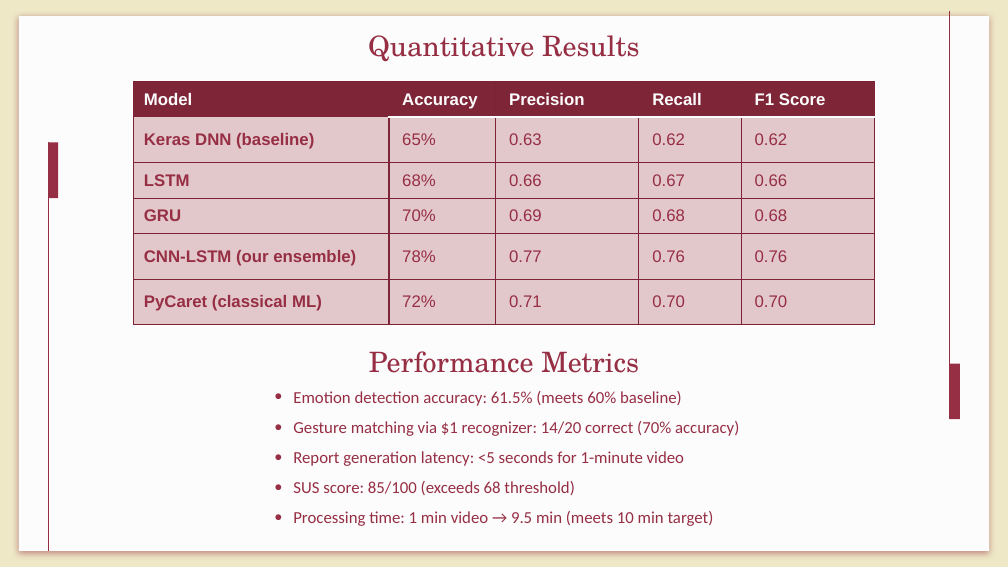
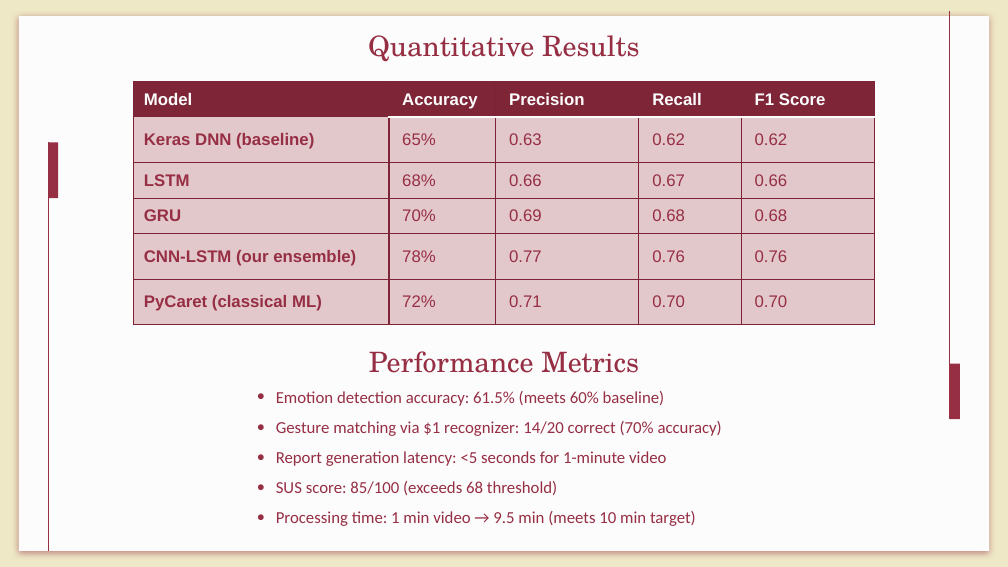
Before and after one commit to MiraPhilip12/Graduation_Project_ESLSCA, a slide deck: slide 19 of Final Milestone/Graduation_Project_Final_Presentation.pptx. Drawn at 1008x567 pixels with LibreOffice and Linux fonts; fonts in the diff are those of the drawing. Boxes give left, top, right and bottom in pixels: in the first picture for what was removed or moved away, otherwise in the second. Text is boxed around its words. In the diff, an @@ line names an element or a change of style, - is before the commit and + after.

```diff
--- a/Final Milestone/Graduation_Project_Final_Presentation.pptx
+++ b/Final Milestone/Graduation_Project_Final_Presentation.pptx
@@ text "Emotion detection accuracy: 61.5% (meets ...": place and size @@
-text "Emotion detection accuracy: 61.5% (meets ..." at <box>293,391,739,526</box>
+text "Emotion detection accuracy: 61.5% (meets ..." at <box>276,391,722,526</box>
```
Also in this commit, not shown: 1 other slide changed, 1 slide added.
